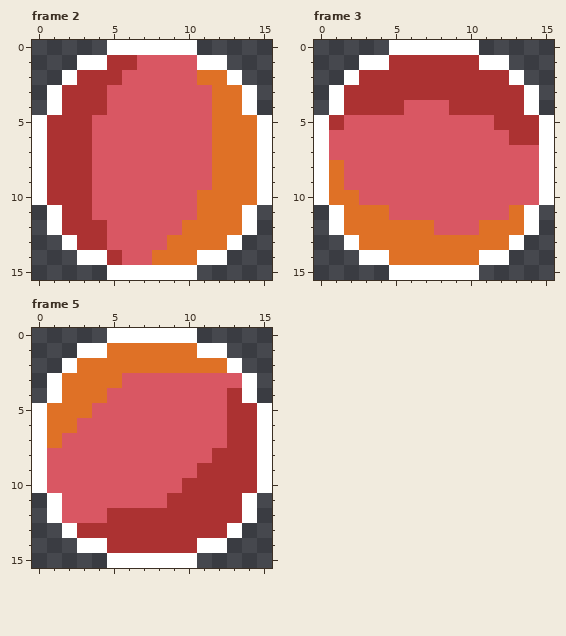
Two versions of one pixel-art file, sprites/damage_orb/damage_orb.aseprite. Above is the file before it was changed.
16x16 pixels, 5 frames. Shown: frame 2, frame 3, frame 5. The commit also changed other frames, which this record leaves out.
After:
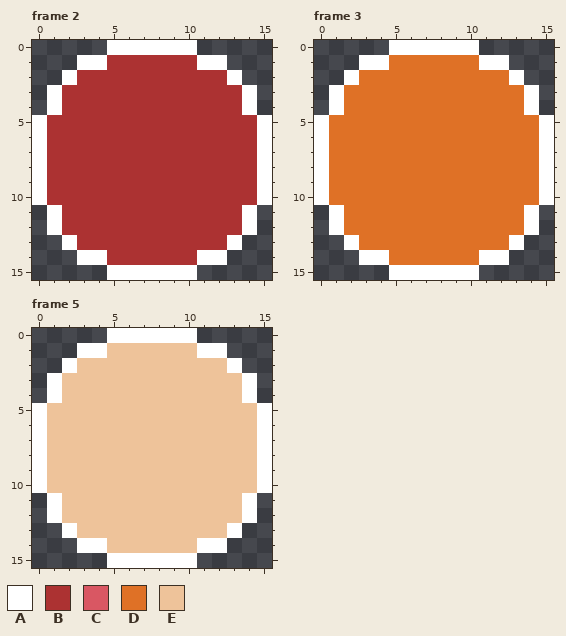
Palette (. is transparent): A #ffffff  B #ac3232  C #d95763  D #df7126  E #eec39a
Difference:
Changed rows in their new state; - is an unchanged pixel.
Frame 2:
first column x 4:
 1 ---BBBB----
 2 --BBBBBBB--
 3 -BBBBBBBBB-
 4 -BBBBBBBBB-
 5 BBBBBBBBBBB
 6 BBBBBBBBBBB
 7 BBBBBBBBBBB
 8 BBBBBBBBBBB
 9 BBBBBBBBBBB
10 BBBBBBBBBBB
11 BBBBBBBBBB-
12 -BBBBBBBBB-
13 -BBBBBBBB--
14 --BBBBB----
Frame 3:
first column x 1:
 1 ----DDDDDD----
 2 --DDDDDDDDDD--
 3 -DDDDDDDDDDDD-
 4 -DDDDDDDDDDDD-
 5 DDDDDDDDDDDDDD
 6 DDDDDDDDDDDDDD
 7 DDDDDDDDDDDDDD
 8 -DDDDDDDDDDDDD
 9 -DDDDDDDDDDDDD
10 --DDDDDDDDDDDD
11 ----DDDDDDDD--
12 -------DDD----
Frame 5:
first column x 1:
 1 ----EEEEEE----
 2 --EEEEEEEEEE--
 3 -EEEEEEEEEEEE-
 4 -EEEEEEEEEEEE-
 5 EEEEEEEEEEEEEE
 6 EEEEEEEEEEEEEE
 7 EEEEEEEEEEEEEE
 8 EEEEEEEEEEEEEE
 9 EEEEEEEEEEEEEE
10 EEEEEEEEEEEEEE
11 -EEEEEEEEEEEE-
12 -EEEEEEEEEEEE-
13 --EEEEEEEEEE--
14 ----EEEEEE----
Where, in picture pixels (left, top, right, bottom), the same in both pictures:
changed: (92, 55, 257, 265)
changed: (329, 55, 539, 235)
changed: (47, 343, 257, 553)
